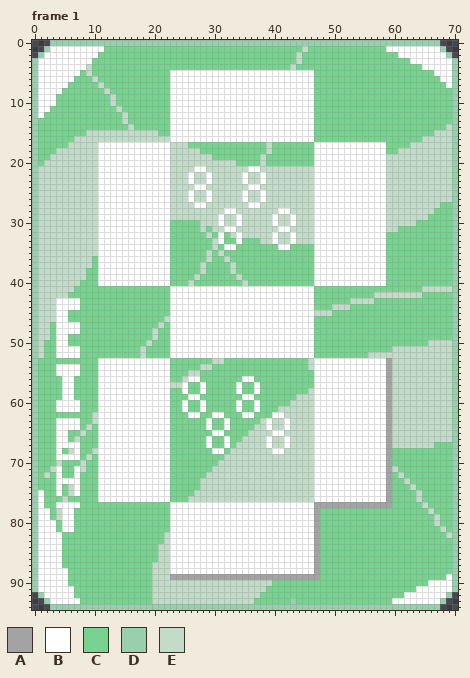
Two versions of one pixel-art file, dev/spritesheets/joker_atlas.aseprite. Above is the file before it was changed.
71x95 pixels, 9 frames. Colours within 5 levels of each other are drawn and written as one. Shown: frame 1. The commit also changed other frames, which this record leaves out.
Palette (. is transparent): A #a3a3a3  B #ffffff  C #79d390  D #99ceaf  E #c2dcc9
And afterwards:
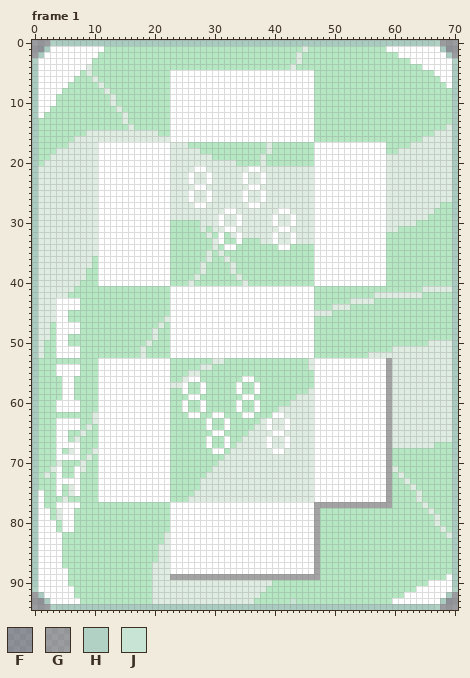
Colours new in this view: F #e1e5eb75  G #ffffff75  H #b2d1c5  J #c8e4d4
What changed:
layer "Layer 3" now shown
Colour C changes from #79d390 to #b6e7c3.
Colour D changes from #99ceaf to #aacbc0.
Colour E changes from #c2dcc9 to #deece2.
Frame 1, layer "Layer 3":
There is now colour F in row 1 at x 1 and 69; in row 93 at x 1 and 69.
There is now colour G in row 0 at x 0 to 2 and 68 to 70; in rows 1 to 2 at x 0 and 70; in rows 92 to 93 at x 0 and 70; in row 94 at x 0 to 2 and 68 to 70.
The edit turns colour D into colour H in row 0 at x 3 and 67; in row 3 at x 0 and 70; in row 91 at x 0 and 70; in row 94 at x 3 and 67.
The edit turns colour D into colour J in row 93 at x 43.
Boxes around the changes in both pictures, in picture pixels (x1, y1, x2, y2):
changed: (32, 40, 458, 610)
